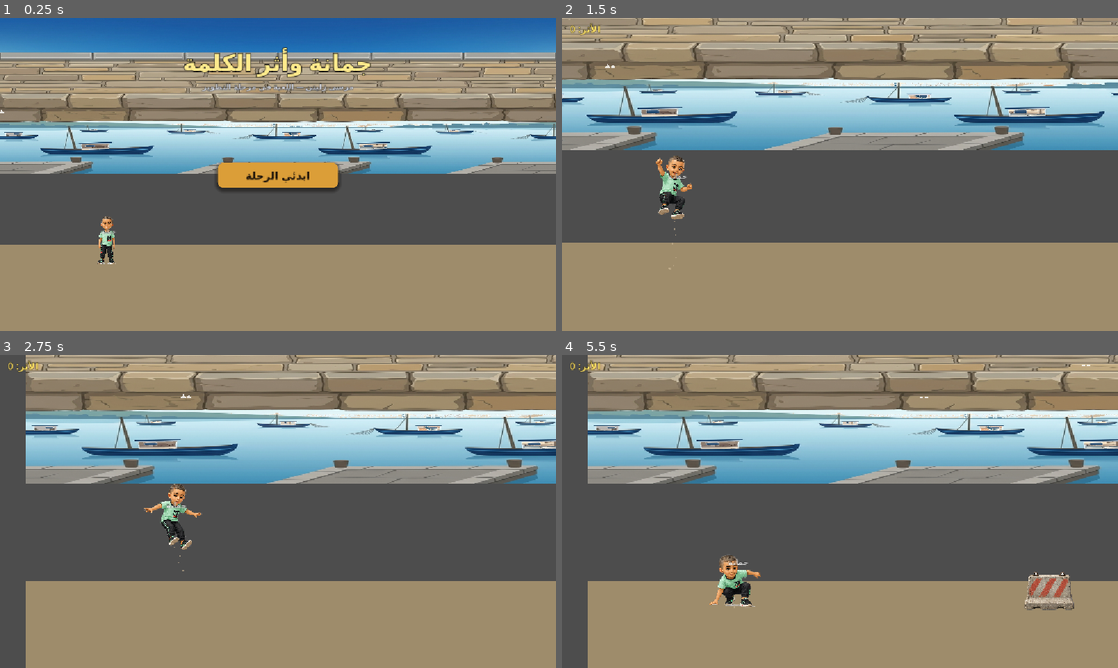
Above: before the commit, frames 1-4 (two rows, left to right).
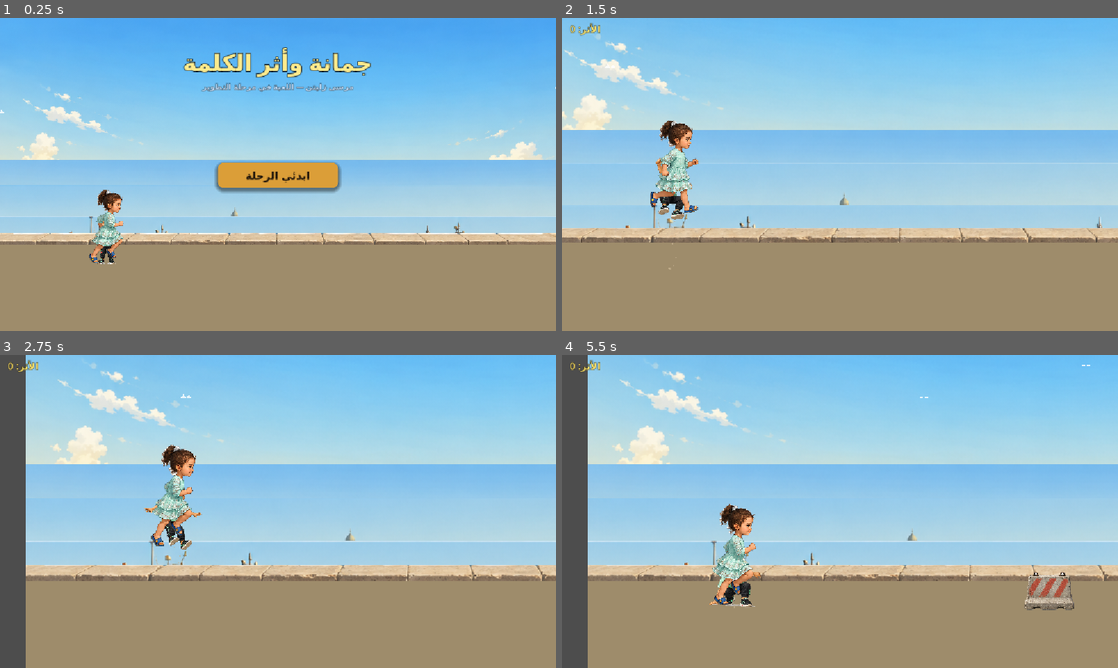
Above: after the commit, the same moments.

Repository: HamzaJwan/Ali-s-Runner
Game: Godot game, scene res://scenes/level2/Level2_Marsa_Playable.tscn
Two runs of this game, one before a commit and one after it. Both use one fixed random seed, a clock stepped at 60 frames per second and the inputs below. This scene is started directly instead of the project's main scene.
Inputs (mouse positions are in pixels of both pictures, inside the frame that each line leads up to):
- Up to frame 1 (0.25 s): no input
- Up to frame 2 (1.5 s): click "ابدئي الرحلة" at 0.5 s; tap Enter (ui_accept) at 1.25 s; move the mouse to (962, 158) at 1.27 s; click (962, 158) at 1.42 s
- Up to frame 3 (2.75 s): tap Enter (ui_accept) at 1.52, 1.82, 2.27, 2.57 s; move the mouse to (166, 527) at 2.02 s; click (166, 527) at 2.17 s
- Up to frame 4 (5.5 s): move the mouse to (895, 442) at 2.77 s; click (895, 442) at 2.92 s; move the mouse to (812, 574) at 3.52 s; click (812, 574) at 3.67 s; tap Enter (ui_accept) at 3.77, 4.07, 4.52, 4.82, 5.27 s; move the mouse to (1006, 558) at 4.27 s; click (1006, 558) at 4.42 s; move the mouse to (673, 464) at 5.02 s; click (673, 464) at 5.17 s

The runs differ from the first frame. In frame 1, 67% of the frame differs, in the area x 0-100%, y 0-79%; in frame 2, 67%, in the area x 0-100%, y 0-72%; in frame 3, 64%; in frame 4, 65%.

Commit message:
level2: wire Jomana real art, fix background Y positions, normalize frames 384x512
- jomana_player_visual.gd: wire into _setup_jomana_visual(), CANVAS_HEIGHT=512
  scale reference, centered=false foot-grounded alignment (FOOT_OFFSET_Y=24)
- level2_marsa_playable.gd: instantiate JomanaVisual on Player, hide AliSprite
  when real art loads; add _position_background_layers() to fix layer Y world
  positions (sky=0, sea=294, buildings=345, boats=410, pier=446); wire
  obstacle_spawner.obstacle_spawned signal to L2ObstacleVisuals.apply_skin()
- Normalize all Jomana gameplay frames to 384x512 (scale-to-height, bottom-
  aligned, no clipping) — consistent character height across run/idle/jump/land
- level2_asset_manifest.gd: fix COL_SHARD_SINGLE path to col_light_shard_pink_01.png
- level2_asset_check.gd: add ambient props section (6 files)
- docs: LEVEL2_ASSET_QA_REPORT.md with full QA results
- Originals preserved in assets/level2/marsa/characters/jomana/_source/

Co-Authored-By: Claude Sonnet 4.6 <noreply@anthropic.com>

Diff:
--- a/scripts/level2/character/jomana_player_visual.gd
+++ b/scripts/level2/character/jomana_player_visual.gd
@@ -13,7 +13,10 @@
 
 const MANIFEST   := preload("res://scripts/level2/level2_asset_manifest.gd")
 
-const VISUAL_HEIGHT  := 160.0   # px, same calibration as Level 1 ali_idle
+const VISUAL_HEIGHT  := 160.0   # px — final on-screen character height
+const CANVAS_HEIGHT  := 512.0   # all normalized frames are 512px tall
+const CANVAS_WIDTH   := 384.0   # all normalized frames are 384px wide
+const FOOT_OFFSET_Y  := 24.0    # match Player CharacterBody2D half-collision height
 const BASE_RUN_FPS   := 11.0    # 10–12 FPS is the sweet spot
 const MIN_SPD_SCALE  := 0.80
 const MAX_SPD_SCALE  := 1.50
@@ -42,6 +45,10 @@
 		_placeholder_pose(pose)
 	else:
 		_play_anim(pose)
+
+
+func is_using_placeholder() -> bool:
+	return _using_placeholder
 
 
 func set_speed(speed: float) -> void:
@@ -94,12 +101,14 @@
 	var wave_tex := load(MANIFEST.JOMANA_WAVE) as Texture2D
 	_add_anim(sf, "story", [wave_tex if wave_tex != null else run_frames[1]], 3.0, true)
 
-	# Scale to visual height target
-	if run_frames[0] != null:
-		var raw_h := float(run_frames[0].get_height())
-		if raw_h > 0.0:
-			var s := VISUAL_HEIGHT / raw_h
-			_anim.scale = Vector2(s, s)
+	# Scale to visual height — all normalized frames are CANVAS_HEIGHT tall.
+	# centered=false so we control exact foot placement.
+	var s := VISUAL_HEIGHT / CANVAS_HEIGHT
+	_anim.scale    = Vector2(s, s)
+	_anim.centered = false
+	# Position: top-left X centred horizontally, Y such that feet land at local y=FOOT_OFFSET_Y
+	# (matching Player CharacterBody2D half-collision so feet appear on the ground).
+	_anim.position = Vector2(-(CANVAS_WIDTH * s) / 2.0, -VISUAL_HEIGHT + FOOT_OFFSET_Y)
 
 	_play_anim(Pose.RUN)
 
--- a/scripts/level2/level2_asset_manifest.gd
+++ b/scripts/level2/level2_asset_manifest.gd
@@ -59,7 +59,7 @@
 }
 
 # ── Collectibles ────────────────────────────────────────────────────────────
-const COL_SHARD_SINGLE := ROOT_COL + "col_athar_shard_pink_gold_01.png"
+const COL_SHARD_SINGLE := ROOT_COL + "col_light_shard_pink_01.png"   # actual filename owner generated
 const COL_SHARD_SHEET  := ROOT_COL + "col_athar_shard_sheet_6f.png"  # 6-frame animated
 
 # ── Ambient props ───────────────────────────────────────────────────────────
--- a/scripts/level2/level2_marsa_playable.gd
+++ b/scripts/level2/level2_marsa_playable.gd
@@ -24,7 +24,11 @@
 # The Environment Lane coder will wire real Sprite2D layers + motion later.
 
 # ── Level 2 environment PNG auto-detector (non-fatal) ─────────────────────
-const L2_ENV := preload("res://scripts/level2/environment/level2_environment_visual.gd")
+const L2_ENV        := preload("res://scripts/level2/environment/level2_environment_visual.gd")
+# ── Level 2 Jomana character visual (replaces Level 1 AliSprite) ──────────
+const L2_JOMANA_VIS := preload("res://scripts/level2/character/jomana_player_visual.gd")
+# ── Level 2 obstacle visual skins (non-fatal, no shared code change) ──────
+const L2_OBS_VIS    := preload("res://scripts/level2/gameplay/level2_obstacle_visuals.gd")
 
 # ── Level 2 encounter data ────────────────────────────────────────────────
 # Level2EncounterData is available globally via its class_name declaration.
@@ -128,6 +132,7 @@
 var npc_arriving       := false
 
 var audio_manager    := AUDIO_MANAGER.new()
+var _obs_vis          = null         # L2ObstacleVisuals (RefCounted)
 var _cam_tween: Tween
 var _gameplay_cam_pos: Vector2
 var _look_x: float = 0.0          # smoothed look-ahead X target
@@ -148,6 +153,10 @@
 	collectible_spawner.collectible_spawned.connect(_on_collectible_spawned)
 
 	audio_manager.setup(self)
+
+	# Position background layer nodes in world space so layers align with the
+	# gameplay zone. Camera sees world y≈149–619 (cam_y≈384, zoom=1.38).
+	_position_background_layers()
 
 	# Try loading real PNG environment layers — falls back to procedural if missing.
 	var env_loader := L2_ENV.new()
@@ -155,7 +164,11 @@
 	if not any_real:
 		_build_backgrounds()   # procedural fallback
 	_build_ambient()
-	_tag_jomana()
+	_setup_jomana_visual()
+
+	# Level 2 obstacle visual skins (RefCounted helper — not a Node).
+	_obs_vis = L2_OBS_VIS.new()
+	obstacle_spawner.obstacle_spawned.connect(_on_obstacle_spawned_l2)
 
 	play_button.pressed.connect(_on_play_pressed)
 	restart_button.pressed.connect(_on_restart_pressed)
@@ -500,7 +513,45 @@
 	_cam_tween.tween_property(game_camera, "zoom", tzoom, dur).set_trans(Tween.TRANS_SINE).set_ease(Tween.EASE_OUT)
 
 
-# ── Jomana visual tag ─────────────────────────────────────────────────────
+# ── Jomana real art wiring ────────────────────────────────────────────────
+
+func _setup_jomana_visual() -> void:
+	var vis := L2_JOMANA_VIS.new()
+	vis.name = "JomanaVisual"
+	player.add_child(vis)
+	# Hide Level 1 AliSprite when real Jomana art auto-loaded.
+	if not vis.is_using_placeholder():
+		jomana_sprite.visible = false
+	else:
+		_tag_jomana()   # teal tint fallback while waiting for real art
+
+
+# ── Background layer world-Y positioning ─────────────────────────────────
+# Camera at cam_world_y≈384 (ROAD_SURFACE_Y - CAM_OFFSET) sees world y≈149–619.
+# These offsets place each layer so the correct part of each background image
+# is visible at the right depth in the screen composition.
+
+func _position_background_layers() -> void:
+	sky_layer.position.y       = 0.0    # sky fills upper viewport, above gameplay zone
+	sea_layer.position.y       = 294.0  # sea horizon at ~25% down the screen
+	buildings_layer.position.y = 345.0  # buildings at ~40% down
+	boats_layer.position.y     = 410.0  # boats above pier, ~55% down
+	foreground_layer.position.y = 446.0 # pier ground starts at ~65% down, covers gameplay floor
+
+
+# ── Level 2 obstacle visual skins ─────────────────────────────────────────
+
+func _on_obstacle_spawned_l2(definition: Dictionary, _pos: Vector2) -> void:
+	if _obs_vis == null or obstacle_spawner.get_child_count() == 0:
+		return
+	# The obstacle is already in the tree when the signal fires (spawner emits after add_child).
+	var obs_type: String = definition.get("type", "")
+	var newest: Node = obstacle_spawner.get_child(obstacle_spawner.get_child_count() - 1)
+	if newest is Node2D:
+		_obs_vis.apply_skin(newest as Node2D, obs_type)
+
+
+# ── Jomana visual tag (legacy placeholder fallback) ───────────────────────
 
 func _tag_jomana() -> void:
 	# Apply teal tint to Ali's placeholder polygon so it reads as Jomana
--- a/scripts/tools/level2_asset_check.gd
+++ b/scripts/tools/level2_asset_check.gd
@@ -92,6 +92,19 @@
 	]:
 		_report(info[0] as String, 1 if MANIFEST.file_exists(info[1]) else 0, 1)
 
+	print("──────────────────────────────────────────────────────")
+
+	# ── Ambient props ─────────────────────────────────────────────────────
+	for info: Array in [
+		["Seagull fly sheet (4f)",   MANIFEST.AMB_SEAGULL_SHEET],
+		["Boat blue",                MANIFEST.AMB_BOAT_BLUE],
+		["Boat small",               MANIFEST.AMB_BOAT_SMALL],
+		["Flags line",               MANIFEST.AMB_FLAGS],
+		["Rope hanging",             MANIFEST.AMB_ROPE],
+		["Fishing net pile",         MANIFEST.AMB_DECO_NET],
+	]:
+		_report(info[0] as String, 1 if MANIFEST.file_exists(info[1]) else 0, 1)
+
 	print("══════════════════════════════════════════════════════")
 	print("LEVEL2_ASSET_CHECK=DONE  (exit 0 — missing art is not a build failure)")
 	print("See docs/level2/LEVEL2_ASSET_DROP_GUIDE.md for next steps.\n")
Binary file added: assets/level2/marsa/ambient/boats/boat_blue_01.png
Not shown, added: assets/level2/marsa/ambient/boats/boat_blue_01.png.import
Binary file added: assets/level2/marsa/ambient/boats/boat_small_02.png
Not shown, added: assets/level2/marsa/ambient/boats/boat_small_02.png.import
Binary file added: assets/level2/marsa/ambient/deco/deco_fishing_net_pile_01.png
Not shown, added: assets/level2/marsa/ambient/deco/deco_fishing_net_pile_01.png.import
Binary file added: assets/level2/marsa/ambient/seagulls/seagull_fly_sheet_4f.png
Not shown, added: assets/level2/marsa/ambient/seagulls/seagull_fly_sheet_4f.png.import
Binary file added: assets/level2/marsa/ambient/wind_props/rope_hanging_01.png
Not shown, added: assets/level2/marsa/ambient/wind_props/rope_hanging_01.png.import
Binary file added: assets/level2/marsa/ambient/wind_props/small_flags_line_01.png
Not shown, added: assets/level2/marsa/ambient/wind_props/small_flags_line_01.png.import
(and 72 more such lines)
